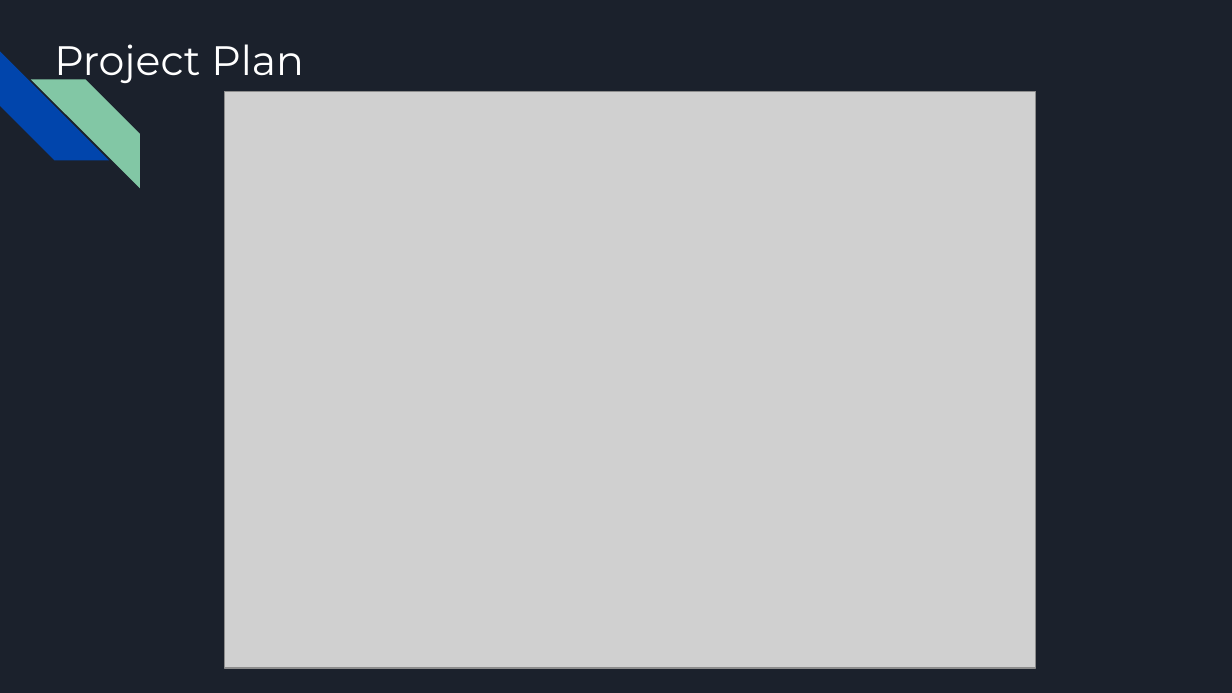
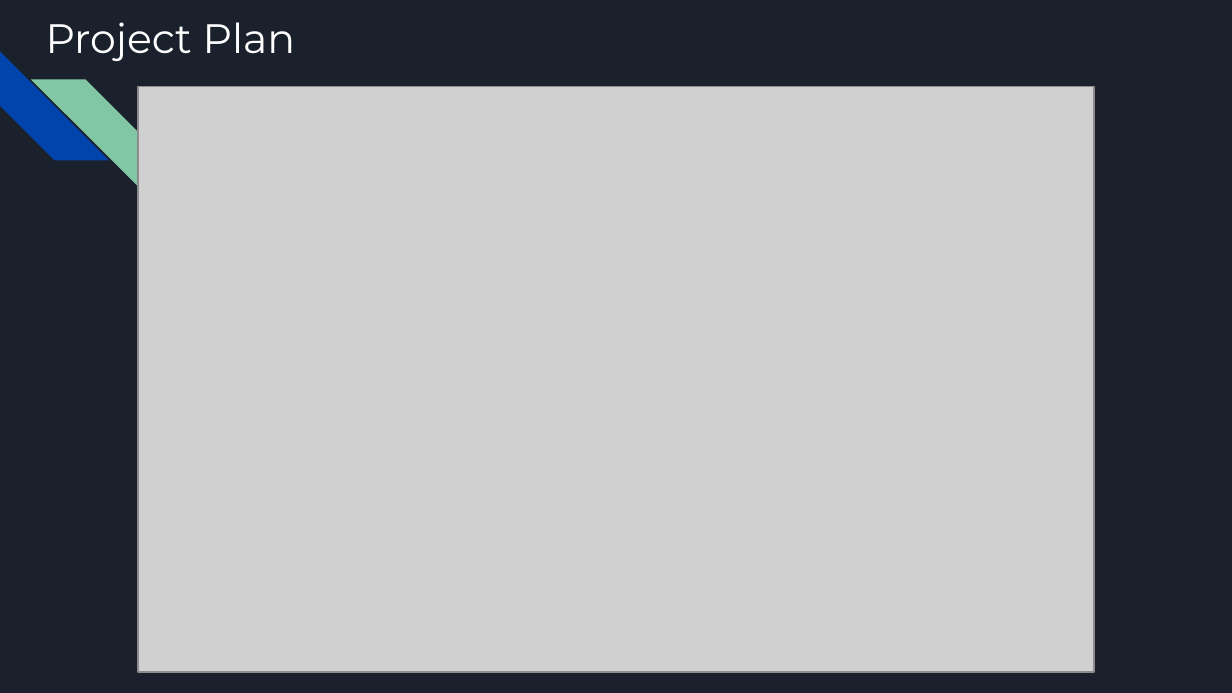
Before and after one commit to gbhagwat1/EE599-Group2, a slide deck: slide 9 of Team 2 Project Proposal.pptx (slide 7 before the commit). Drawn at 1232x693 pixels with LibreOffice and Linux fonts; fonts in the diff are those of the drawing; grey boxes stand for pictures. Boxes give left, top, right and bottom in pixels: in the first picture for what was removed or moved away, otherwise in the second. Text is boxed around its words. In the diff, an @@ line names an element or a change of style, - is before the commit and + after.

```diff
--- a/Team 2 Project Proposal.pptx
+++ b/Team 2 Project Proposal.pptx
@@ title "Project Plan": place and size @@
-title "Project Plan" at <box>54,44,304,86</box>
+title "Project Plan" at <box>46,22,296,61</box>
@@ picture: place and size @@
-picture at <box>224,91,1035,668</box>
+picture at <box>138,86,1094,671</box>
```
Also in this commit, not shown: 2 other slides changed, 2 slides added, 1 other file.
